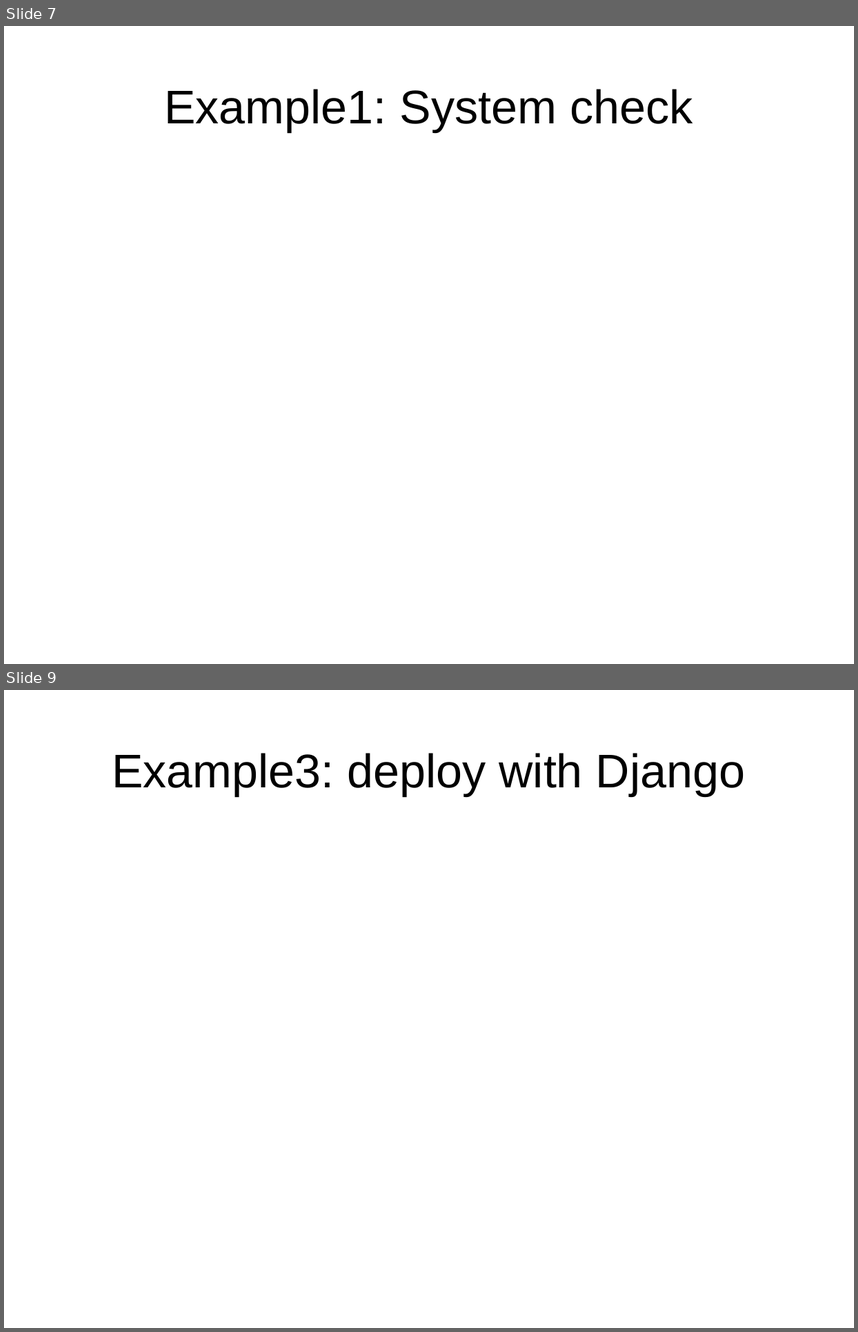
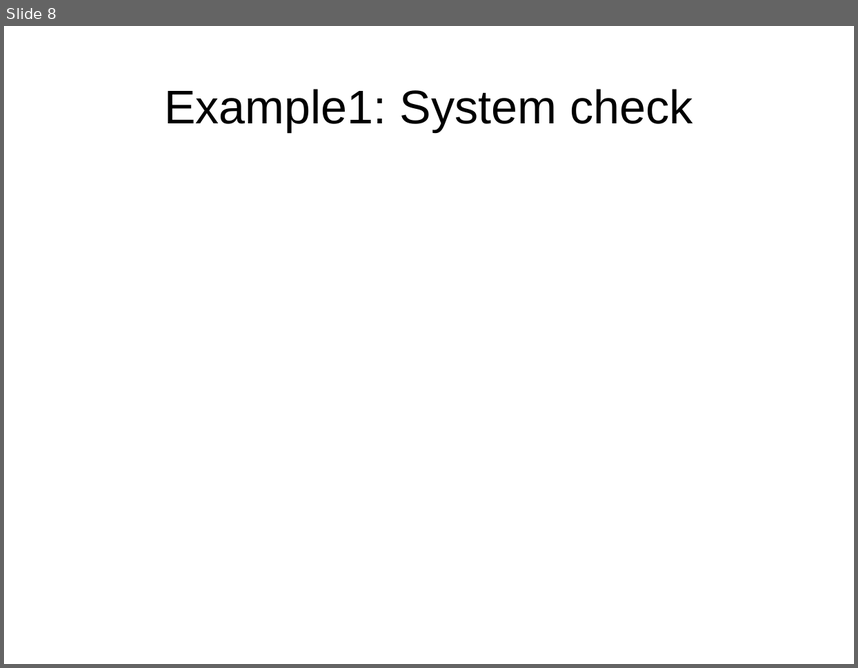
Before and after one commit to julienaubert/gothpy_fab, a slide deck: slides.odp. Shown one above the other, each under a label of ours: slides 7 and 9 before the commit, slide 8 after it; the slides between them are not shown. The pictures are 858x1332 and 858x668 pixels, drawn with LibreOffice and Linux fonts; fonts in the diff are those of the drawing. Boxes give left, top, right and bottom in pixels: in the first picture for what was removed or moved away, otherwise in the second. Text is boxed around its words. In the diff, an @@ line names an element or a change of style, - is before the commit and + after.

```diff
--- a/slides.odp
+++ b/slides.odp
@@ slide 9 removed at [4,690,854,1328], background #FFFFFF @@
@@ title removed at [112,753,745,796] @@
-Example3: deploy with Django
@@ what was slide 7 is now slide 8 @@
```
Also in this commit, not shown: 2 slides changed, 7 slides added, 1 other slide removed, 11 other files.
